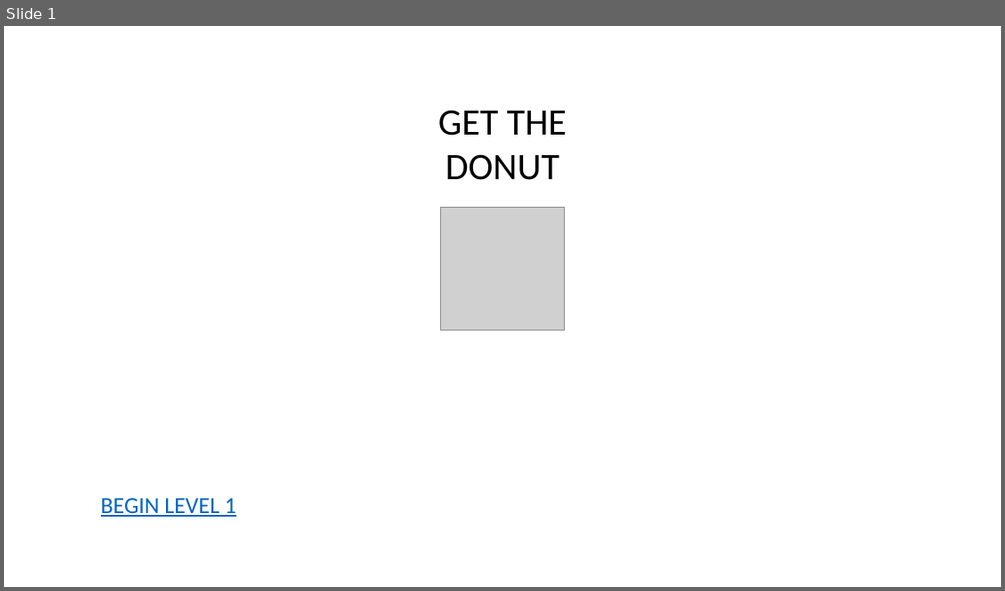
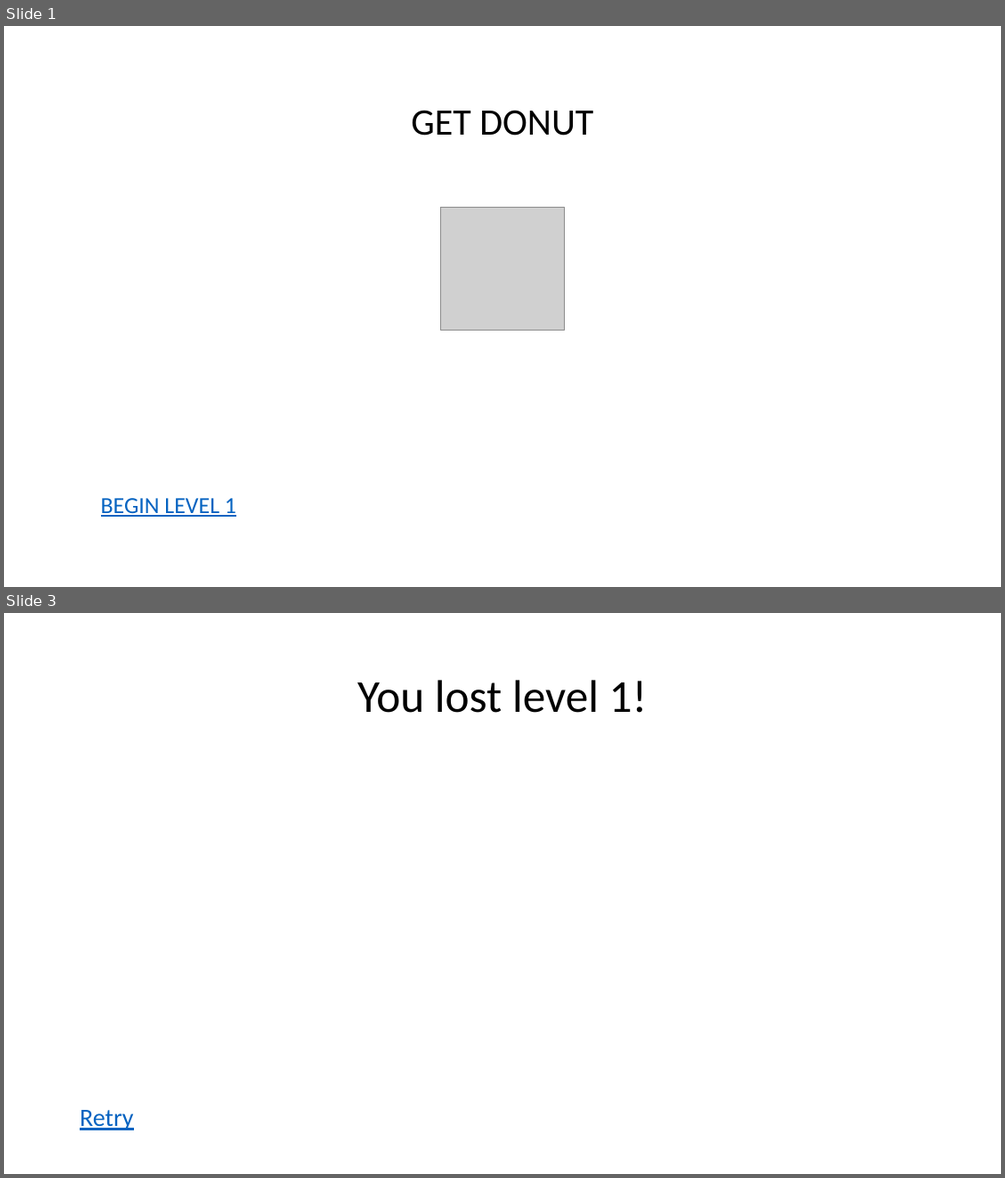
Before and after one commit to RIDENTEM/ppJam2019, a slide deck: ppJam.pptm. Shown one above the other, each under a label of ours: slide 1 before the commit, slides 1 and 3 after it; the slides between them are not shown. The pictures are 1005x591 and 1005x1178 pixels, drawn with LibreOffice and Linux fonts; fonts in the diff are those of the drawing; grey boxes stand for pictures. Boxes give left, top, right and bottom in pixels: in the first picture for what was removed or moved away, otherwise in the second. Text is boxed around its words. In the diff, an @@ line names an element or a change of style, - is before the commit and + after.

Commit message:
Had to redo the level barriers, something was screwing them up so I just made three separate storyboarded shapes and put them in their levels. Also did a bit of VBA, I think I need to cut down on what I actually want, because VBA is horrendous and I hate it

```diff
--- a/ppJam.pptm
+++ b/ppJam.pptm
@@ slide 3 added at (x1=4, y1=613, x2=1001, y2=1174), background #FFFFFF @@
@@ title added at (x1=357, y1=680, x2=647, y2=713), 44 pt, text #000000 @@
+You lost level 1!
@@ text added at (x1=80, y1=1110, x2=133, y2=1130), 24 pt, text #0563C1, underline @@
+Retry
@@ slide 1 changed as well @@
@@ text at (x1=411, y1=110, x2=593, y2=135): text changed @@
-GET THE DONUT
+GET DONUT
```
Also in this commit, not shown: 6 other slides changed, 2 other slides added, 1 slide removed.
